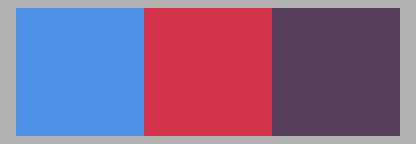
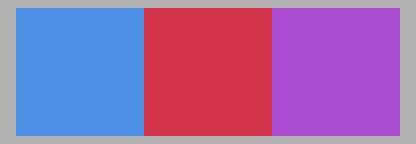
Two versions of the same layered image (416x144). Layer-by-layer changes:
painted on "Layer 8" over <box>272,8,400,136</box>
